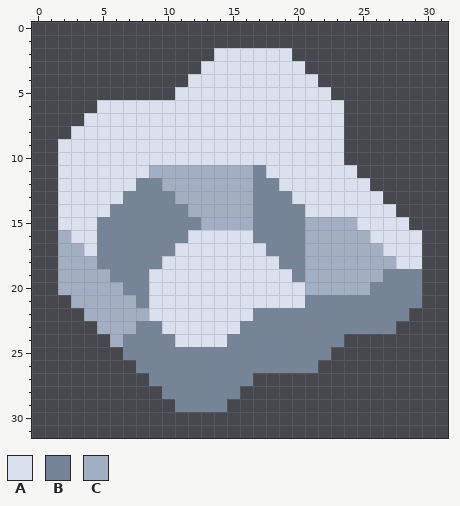
Pixel-art sprite: sprites/Items/raw-platinum.png. The picture above was drawn from the file before the commit.
The file is 32x32 pixels.
Palette (. is transparent): A #dae0ee  B #768497  C #a2aec1
Pixels before, first column x 2:
 2 ............AAAAAA..........
 3 ...........AAAAAAAA.........
 4 ..........AAAAAAAAAA........
 5 .........AAAAAAAAAAAA.......
 6 ...AAAAAAAAAAAAAAAAAAA......
 7 ..AAAAAAAAAAAAAAAAAAAA......
 8 .AAAAAAAAAAAAAAAAAAAAA......
 9 AAAAAAAAAAAAAAAAAAAAAA......
10 AAAAAAAAAAAAAAAAAAAAAA......
11 AAAAAAACCCCCCCCBAAAAAAA.....
12 AAAAAABBCCCCCCCBBAAAAAAA....
13 AAAAABBBBCCCCCCBBBAAAAAAA...
14 AAAABBBBBBCCCCCBBBBAAAAAAA..
15 AAABBBBBBBBCCCCBBBBCCCCAAAA.
16 CAABBBBBBBAAAAABBBBCCCCCAAAA
17 CCABBBBBBAAAAAAABBBCCCCCCAAA
18 CCCBBBBBAAAAAAAAABBCCCCCCCAA
19 CCCCBBBAAAAAAAAAAABCCCCCCBBB
20 CCCCCBBAAAAAAAAAAAACCCCCBBBB
21 .CCCCCBAAAAAAAAAAAABBBBBBBBB
22 ..CCCCCAAAAAAAABBBBBBBBBBBB.
23 ...CCCBBAAAAAABBBBBBBBBBBB..
24 ....CBBBBAAAABBBBBBBBB......
25 .....BBBBBBBBBBBBBBBB.......
26 ......BBBBBBBBBBBBBB........
27 .......BBBBBBBB.............
28 ........BBBBBB..............
29 .........BBBB...............
After the commit:
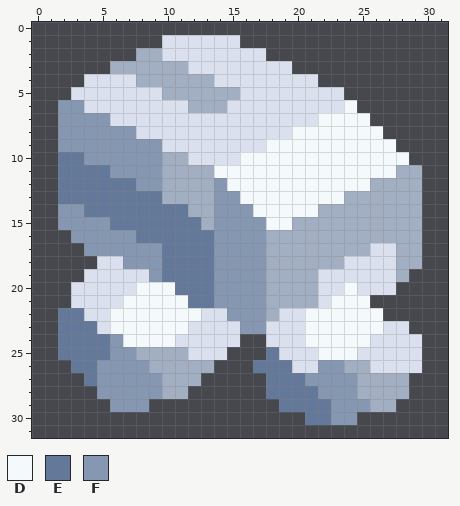
Colours new in this view: D #f4f9fc  E #647899  F #8697b2
The edit:
Changed rows in their new state; - is an unchanged pixel.
first column x 2:
 1 --------AAAAAA--------------
 2 ------CCAAAA----..----------
 3 ----CCCCCCA-------.---------
 4 --AAAACCCCCC----------------
 5 -AAAAAAACCCCCC-------A------
 6 FFA-------CCC---------D-----
 7 FFFF----------------DDDD----
 8 FFFFFF------------DDDDDDD---
 9 FFFFFFFF--------DDDDDDDDDD--
10 EEFFFFFFCC----DDDDDDDDDDDDD-
11 EEEEFFFF----DDDDDDDDDDDDDDCC
12 EEEEEEFF----FDDDDDDDDDDDCCCC
13 EEEEEEEEC---FFDDDDDDDDCCCCCC
14 FFEEEEEEEE--FFFDDDDDCCCCCCCC
15 FFFFEEEEEEE-FFFFDDC----CCCCC
16 .FFFFFEEEEEEFFFFCCC-----CCCC
17 ..FFFFFFEEEEFFFFCCC-----A-CC
18 ...AAFFFEEEEFFFFCCC---AAAACC
19 ..AAAAAFEEEEFFFFCCC-AAAAAAC.
20 .AAAAADDDEEEFFFFCCC-AADAAA..
21 -AAAADDDDDEEFFFFCCCCADDD....
22 EEAADDDDDDD--FFFCAADDDDDD..-
23 EEEADDDDDD----FFAAADDDDDDAA-
24 EEEEFDDDD----A..AAADDDDDAAAA
25 EEEEFFCCCCAAA...EAAADDDAAAAA
26 -EEFFFFCCCCC...EEEAAFFCCAAAA
27 --EFFFFFCCC....-EEEFFFFCCCC-
28 ---FFFFFCC....--EEEEFFFCCCC-
29 ----FFF--....----EEEEFFFCC--
30 -------------------EEFF-----
